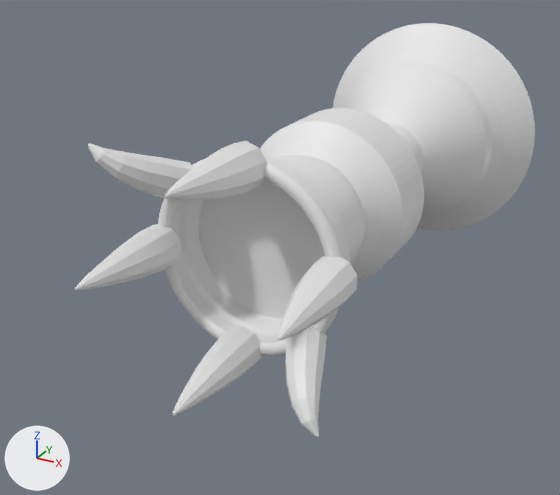
The OBJ model landstalker/data/proxies/brazier_56.obj: old version first, new version second.
Both versions are drawn from a 50 mm lens placed at (813.7, -81.3, 267.0), pointed at (790.2, -38.6, 245.6). Every picture has the same lights, and +X, +Y and +Z are marked at lower left. The older version comes first. Where no turn or scale is listed for an object, it has been applied to the vertices.

Objects in the first picture: 'brazier_56'.
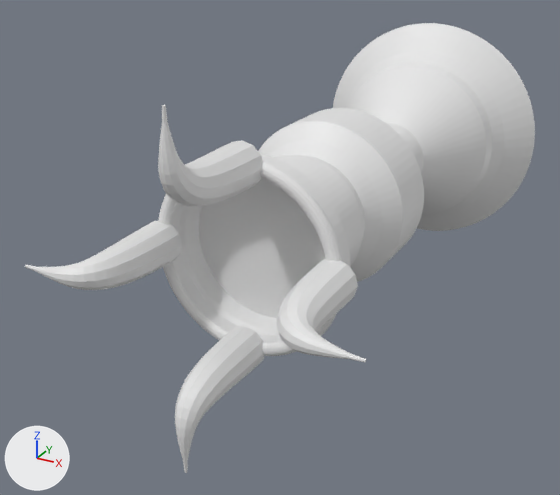
What changed in the scene script:
```text
Change me_brazier_56:
    used by ob_brazier_56; location = (0.0, 0.0, 0.0)
    remove me_brazier_56.from_pydata(...)  # 2654 vertices, 2764 faces; spans x 783.8..802.2, y -54.7..-16.0, z 239.8..258.2
    add me_brazier_56.from_pydata(...)  # 3066 vertices, 3168 faces; spans x 783.0..803.0, y -54.5..-16.0, z 238.9..259.0
    me_brazier_56 part 1: the loose piece of 72 vertices spanning x 797.3..799.8, y -54.7..-47.7, z 247.9..250.5 is rebuilt with 206 vertices and now spans x 797.2..803.0, y -54.5..-47.7, z 247.7..250.3
    me_brazier_56 part 2: the loose piece of 72 vertices spanning x 786.2..788.7, y -54.7..-47.7, z 247.5..250.1 is rebuilt with 206 vertices and now spans x 783.0..788.8, y -54.5..-47.7, z 247.7..250.3
    me_brazier_56 part 3: the loose piece of 72 vertices spanning x 791.6..794.0, y -54.7..-47.7, z 242.1..244.8 is rebuilt with 206 vertices and now spans x 791.7..794.3, y -54.5..-47.7, z 238.9..244.8
    me_brazier_56 part 4: the loose piece of 62 vertices spanning x 795.9..799.8, y -52.1..-47.1, z 242.2..246.1 is deleted
    me_brazier_56 part 5
    73 vertices are removed from x 789.1..794.4, y -54.7..-47.7, z 252.9..255.9
    96 faces are deleted
    61 vertices move from x 786.2..790.1, y -52.1..-47.1, z 251.9..255.8 to x 792.4..793.6, y -54.5..-53.5, z 255.9..259.0
    120 vertices are added at x 791.7..794.3, y -54.4..-47.7, z 253.2..259.0
    7 new vertices lie (0.0, 0.9, 0.0) away from vertices in x 791.7..794.3, y -49.7, z 253.9..255.8
    6 new vertices lie (0.0, 1.1, 0.0) away from vertices in x 791.7..794.3, y -48.8, z 253.9..255.2
    7 new vertices lie (0.0, 0.7, 0.0) away from vertices in x 791.8..794.2, y -51.3..-51.2, z 254.6..255.8
    5 new vertices lie (0.0, 0.8, -0.1) away from vertices in x 792.0..794.0, y -51.4, z 253.5..254.1
    162 new faces join them
```

What differs and where, as boxes [x1, y1, x2, y2] in the pictures (560 x 495 px):
'brazier_56', reshaped (11% wider, 9% taller): before [75, 23, 535, 437]; after [25, 23, 535, 473]
part 1 of me_brazier_56, rebuilt (14% wider, 21% taller): before [278, 256, 357, 341]; after [276, 259, 366, 362]
part 2 of me_brazier_56, rebuilt (48% wider): before [75, 224, 181, 290]; after [25, 221, 182, 290]
part 3 of me_brazier_56, rebuilt (63% taller): before [172, 326, 262, 416]; after [175, 326, 264, 473]
part 4 of me_brazier_56, deleted: before [285, 326, 327, 437]
part 5 of me_brazier_56, reshaped: before [88, 141, 266, 201]; after [158, 105, 263, 206]
